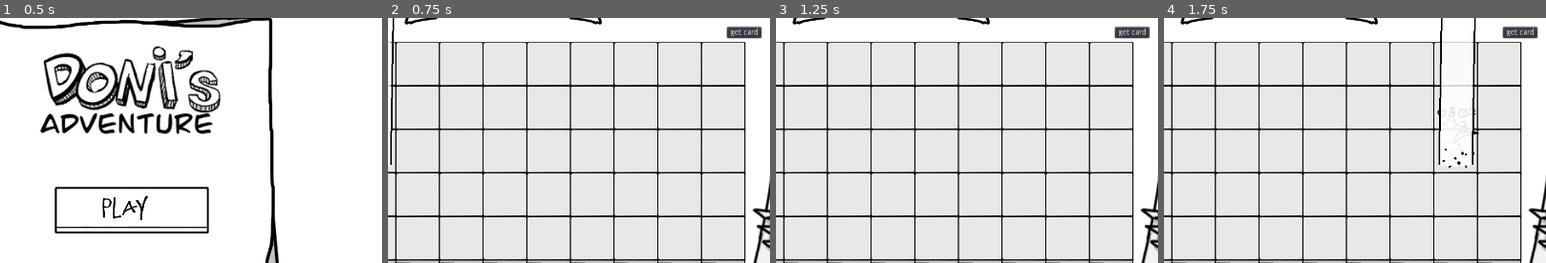
Above: before the commit, frames 1-4 (left to right).
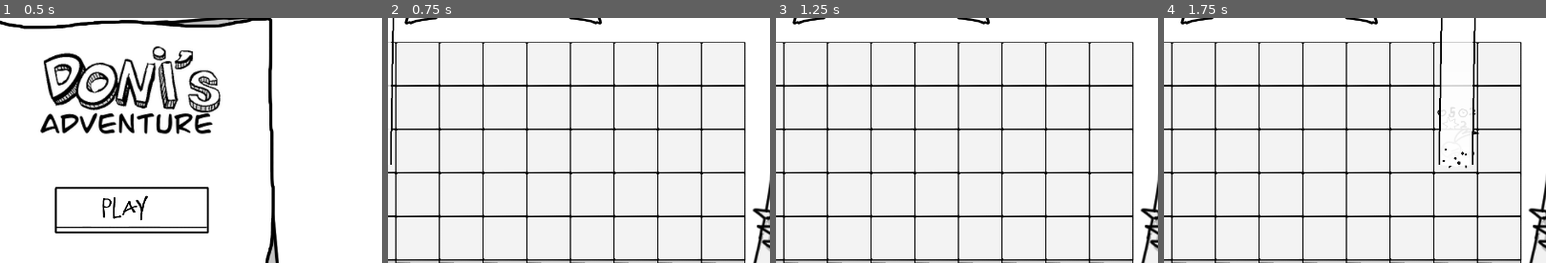
Above: after the commit, the same moments.

Repository: Frmeta/doni-adventure
Game: Godot game, scene res://scene/MainMenu.tscn
Two runs of this game, one before a commit and one after it. Both use one fixed random seed, a clock stepped at 60 frames per second and the inputs below. The engine's default icon, where the game draws it, is replaced by a stand-in: a white triangle on a blue panel in a dark square.
Inputs (mouse positions are % of the whole screen's width and height, from its top left):
- Up to frame 1 (0.5 s): no input
- Up to frame 2 (0.75 s): click "PLAY" at 0.5 s
- Up to frame 3 (1.25 s): no input
- Up to frame 4 (1.75 s): click (89, 85) at 1.25 s
The pictures show only the part of the screen within x 35-85%, y 11-61%; the shares and areas given below are measured in that part.

Frame 1 is identical in both runs. In frame 2, 0.5% of the frame differs, in the area x 88-98%, y 3-9%; in frame 3, 0.5%; in frame 4, 0.5%.

Commit message:
finishing 2

Diff:
--- a/prefab/PauseScreen.tscn
+++ b/prefab/PauseScreen.tscn
@@ -22,7 +22,7 @@
 margin_right = 287.0
 margin_bottom = 269.0
 rect_scale = Vector2( 1.3, 1.3 )
-custom_colors/font_color = Color( 0, 0, 0, 1 )
+custom_colors/font_color = Color( 1, 1, 1, 1 )
 custom_fonts/font = ExtResource( 1 )
 text = "PAUSE"
 
--- a/prefab/SoundManager.tscn
+++ b/prefab/SoundManager.tscn
@@ -5,6 +5,6 @@
 [node name="SoundManager" type="Node2D"]
 script = ExtResource( 1 )
 soundNames = PoolStringArray( "bgMusic", "spawnBeam", "cardHover" )
-soundVolumes = [ -10.0, -5.0, -15.0 ]
+soundVolumes = [ 0.0, -5.0, -15.0 ]
 
 [node name="AudioStreamPlayer" type="AudioStreamPlayer" parent="."]
--- a/prefab/egg.tscn
+++ b/prefab/egg.tscn
@@ -42,6 +42,7 @@
 
 [node name="AnimatedSprite" type="AnimatedSprite" parent="."]
 position = Vector2( -1, -4 )
+scale = Vector2( 0.8, 0.8 )
 frames = SubResource( 4 )
 animation = "idle"
 playing = true
--- a/prefab/hawkeye.tscn
+++ b/prefab/hawkeye.tscn
@@ -24,7 +24,7 @@
 
 [sub_resource type="SpriteFrames" id=4]
 animations = [ {
-"frames": [ ExtResource( 5 ), ExtResource( 6 ), ExtResource( 7 ) ],
+"frames": [ ExtResource( 5 ), ExtResource( 6 ), ExtResource( 7 ), ExtResource( 7 ) ],
 "loop": false,
 "name": "atk",
 "speed": 10.0
@@ -62,7 +62,6 @@
 scale = Vector2( 0.9, 0.9 )
 frames = SubResource( 4 )
 animation = "idle"
-frame = 6
 playing = true
 
 [node name="CollisionShape2D" type="CollisionShape2D" parent="."]
--- a/prefab/kotak.tscn
+++ b/prefab/kotak.tscn
@@ -21,7 +21,6 @@
 [node name="Kotak" type="Node2D" groups=["kotak"]]
 z_index = -1
 script = ExtResource( 2 )
-normalColor = Color( 0.952941, 0.952941, 0.952941, 1 )
 notClickableColor = Color( 0.686275, 0.686275, 0.686275, 1 )
 
 [node name="Sprite" type="Sprite" parent="."]
@@ -33,6 +32,7 @@
 position = Vector2( 0, -10.2041 )
 z_as_relative = false
 frames = SubResource( 2 )
+frame = 2
 playing = true
 
 [node name="Area2D" type="Area2D" parent="."]
--- a/scene/Level.tscn
+++ b/scene/Level.tscn
@@ -163,8 +163,8 @@
 texture = ExtResource( 10 )
 
 [node name="Transition" parent="CanvasLayer" instance=ExtResource( 15 )]
-margin_right = 59391.6
-margin_bottom = 36239.0
+margin_right = 63437.6
+margin_bottom = 38714.0
 
 [node name="HealthText" type="Label" parent="CanvasLayer"]
 margin_left = 113.0
@@ -313,6 +313,7 @@
 position = Vector2( 0, 350 )
 
 [node name="CheatButton" type="Button" parent="."]
+visible = false
 margin_left = 406.0
 margin_top = -230.0
 margin_right = 469.0
--- a/script/pause.gd
+++ b/script/pause.gd
@@ -5,7 +5,7 @@
 	hide()
 
 
-func _process(delta):
+func _process(_delta):
 	if Input.is_action_just_pressed("ui_cancel"):
 		if get_tree().paused:
 			get_tree().paused = false
Not shown, changed: export_presets.cfg
